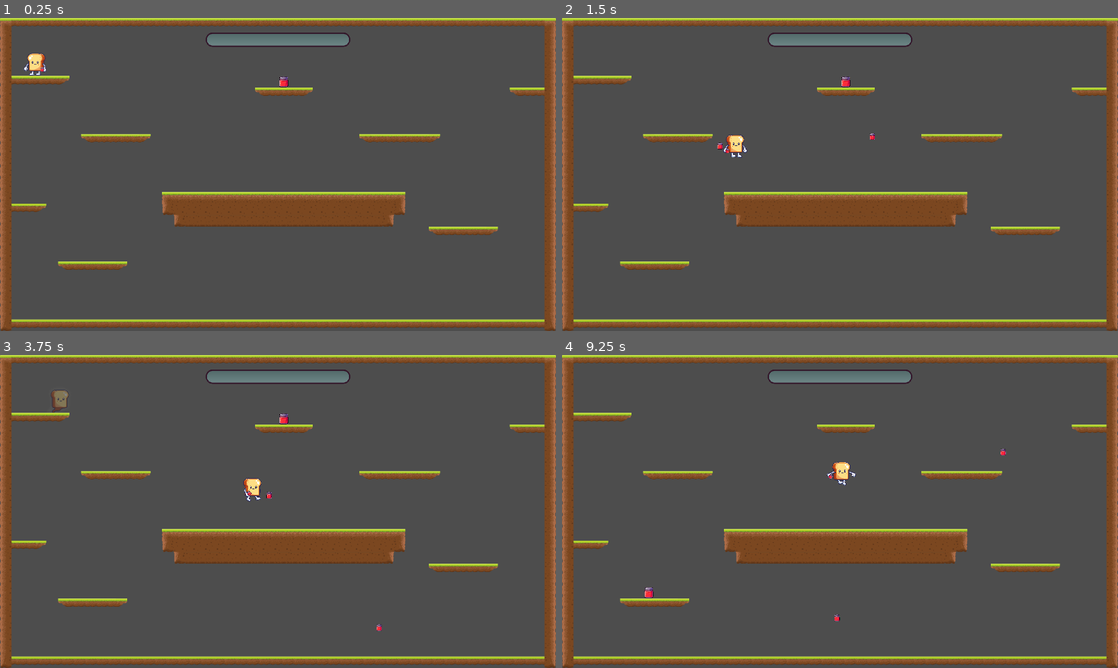
Above: before the commit, frames 1-4 (two rows, left to right).
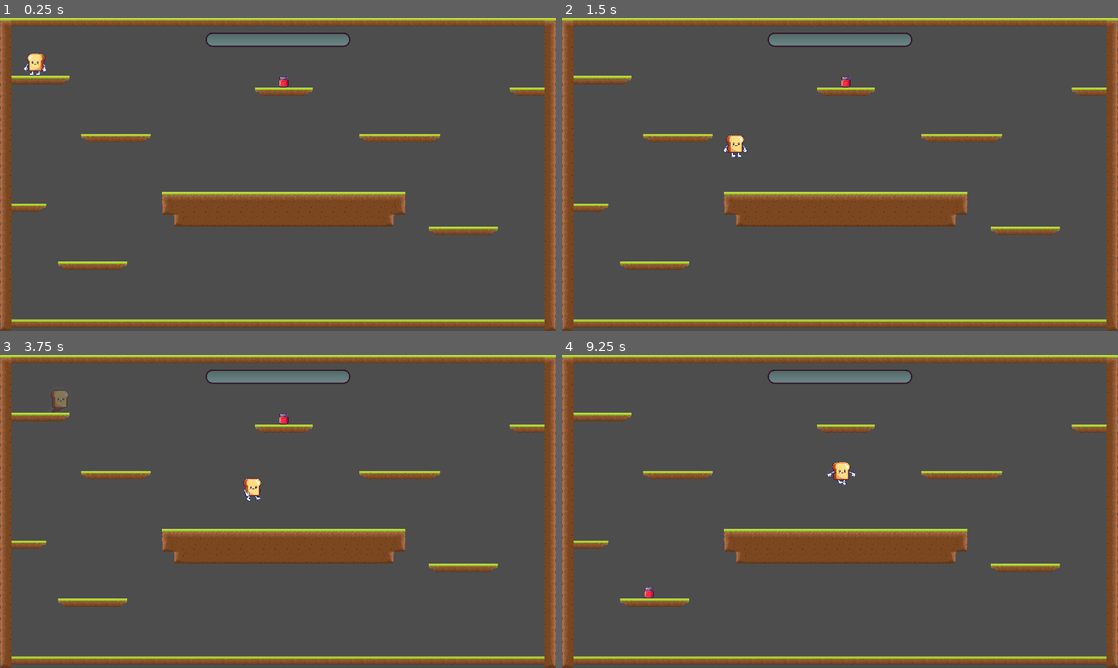
Above: after the commit, the same moments.

Repository: Alliance-of-Numpties/terry-toastington
Game: Godot game, scene res://scenes/main.tscn
Same seed, same stepped clock (60 frames per second), same inputs: the game is played once before the commit and once after it.
Inputs (mouse positions are in pixels of both pictures, inside the frame that each line leads up to):
- Up to frame 1 (0.25 s): no input
- Up to frame 2 (1.5 s): tap Enter at 0.5 s; move the mouse to (962, 158) at 0.52 s; press the mouse at (962, 158) at 0.53 s; hold D (right) from 0.53 s (still down); tap Space (jump) at 0.77 s; move the mouse to (728, 190) at 1.27 s; release the mouse at (728, 190) at 1.28 s; click (728, 190) at 1.35 s
- Up to frame 3 (3.75 s): tap Space (jump) at 1.52, 3.02 s; move the mouse to (333, 442) at 2.02 s; release D (right) at 2.03 s; press the mouse at (333, 442) at 2.03 s; hold A (left) 2.03-2.78 s; move the mouse to (250, 574) at 2.77 s; release the mouse at (250, 574) at 2.78 s; hold D (right) from 2.78 s (still down); click (250, 574) at 2.85 s; move the mouse to (444, 558) at 3.52 s; press the mouse at (444, 558) at 3.53 s
- Up to frame 4 (9.25 s): tap Space (jump) at 3.77, 4.52, 6.02, 6.77, 7.52, 9.02 s; move the mouse to (673, 464) at 4.27 s; release D (right) at 4.28 s; release the mouse at (673, 464) at 4.28 s; hold A (left) 4.28-5.03 s; click (673, 464) at 4.35 s; move the mouse to (867, 511) at 5.02 s; press the mouse at (867, 511) at 5.03 s; hold D (right) 5.03-5.78 s; move the mouse to (756, 433) at 5.77 s; release the mouse at (756, 433) at 5.78 s; hold A (left) 5.78-7.28 s; click (756, 433) at 5.85 s; move the mouse to (962, 495) at 6.52 s; press the mouse at (962, 495) at 6.53 s; move the mouse to (728, 527) at 7.27 s; release the mouse at (728, 527) at 7.28 s; hold D (right) from 7.28 s (still down); click (728, 527) at 7.35 s; move the mouse to (895, 442) at 8.02 s; press the mouse at (895, 442) at 8.03 s; move the mouse to (812, 574) at 8.77 s; release the mouse at (812, 574) at 8.78 s; click (812, 574) at 8.85 s

The runs differ from the first frame. In frame 1, less than 0.1% of the frame differs, in the area x 7-8%, y 15-18%; in frame 2, less than 0.1%; in frame 3, less than 0.1%; in frame 4, less than 0.1%, in the area x 47-80%, y 30-86%.

Commit message:
Make the gun a pickup

Diff:
--- /dev/null
+++ b/scenes/gun.tscn
@@ -0,0 +1,16 @@
+[gd_scene load_steps=4 format=3 uid="uid://dyx777ktp3v2"]
+
+[ext_resource type="Script" path="res://scripts/Gun.gd" id="1_71d70"]
+[ext_resource type="PackedScene" uid="uid://cjbtgv01laktd" path="res://scenes/bullet.tscn" id="2_mn33t"]
+[ext_resource type="Texture2D" uid="uid://cnuy6bplblaiq" path="res://jam.png" id="3_of2h6"]
+
+[node name="Gun" type="Node2D"]
+position = Vector2(3.05176e-05, 0.00012207)
+rotation = 0.0123025
+scale = Vector2(10, 10)
+script = ExtResource("1_71d70")
+bullet_scene = ExtResource("2_mn33t")
+
+[node name="Sprite2D" type="Sprite2D" parent="."]
+scale = Vector2(0.05, 0.05)
+texture = ExtResource("3_of2h6")
--- /dev/null
+++ b/scenes/gun_pickup.tscn
@@ -0,0 +1,23 @@
+[gd_scene load_steps=5 format=3 uid="uid://c66ci8gwakmhr"]
+
+[ext_resource type="Script" path="res://scripts/gun_pickup.gd" id="1_5knna"]
+[ext_resource type="Texture2D" uid="uid://cnuy6bplblaiq" path="res://jam.png" id="2_euwrs"]
+[ext_resource type="PackedScene" uid="uid://dyx777ktp3v2" path="res://scenes/gun.tscn" id="2_xu5bt"]
+
+[sub_resource type="RectangleShape2D" id="RectangleShape2D_2njnp"]
+
+[node name="Item" type="Area2D"]
+collision_layer = 0
+collision_mask = 2
+script = ExtResource("1_5knna")
+gun_scene = ExtResource("2_xu5bt")
+
+[node name="CollisionShape2D" type="CollisionShape2D" parent="."]
+shape = SubResource("RectangleShape2D_2njnp")
+
+[node name="Sprite2D" type="Sprite2D" parent="."]
+modulate = Color(0.0431373, 0.4, 1, 1)
+scale = Vector2(0.5, 0.5)
+texture = ExtResource("2_euwrs")
+
+[connection signal="body_entered" from="." to="." method="_on_body_entered"]
--- a/scenes/ollitest.tscn
+++ b/scenes/ollitest.tscn
@@ -15,8 +15,9 @@
 [node name="World" type="TileMap" parent="."]
 tile_set = ExtResource("4_iqp02")
 format = 2
-layer_0/tile_data = PackedInt32Array(48, 196609, 1, -65488,  …(5977 unchanged characters)… 536, 1245191, 0, 65536, 983053, 0, 65536)
+layer_0/tile_data = PackedInt32Array(48, 196609, 1, -65488,  …(5977 unchanged characters)… 536, 1245191, 0, 65536, 983053, 0, 65536, 1638436, 0, 196608)
 
 [connection signal="body_entered" from="World/Item" to="World/Item" method="_on_body_entered" flags=18]
-[connection signal="body_entered" from="World/@Area2D@62704" to="World/@Area2D@62704" method="_on_body_entered" flags=18]
-[connection signal="body_entered" from="World/@Area2D@62705" to="World/@Area2D@62705" method="_on_body_entered" flags=18]
+[connection signal="body_entered" from="World/@Area2D@114715" to="World/@Area2D@114715" method="_on_body_entered" flags=18]
+[connection signal="body_entered" from="World/@Area2D@114716" to="World/@Area2D@114716" method="_on_body_entered" flags=18]
+[connection signal="body_entered" from="World/@Area2D@114717" to="World/@Area2D@114717" method="_on_body_entered" flags=18]
--- a/scenes/player.tscn
+++ b/scenes/player.tscn
@@ -6,9 +6,6 @@
 [ext_resource type="Texture2D" uid="uid://dogdnbtljobpk" path="res://toast_parts/toast/FrontArm.PNG" id="3_cl512"]
 [ext_resource type="Texture2D" uid="uid://dsp16fvmkhxt8" path="res://toast_parts/toast/FrontLeg.PNG" id="3_whvu1"]
 [ext_resource type="Texture2D" uid="uid://dd6abg8m17bw5" path="res://toast_parts/toast/BackArm.PNG" id="4_npynr"]
-[ext_resource type="Script" path="res://scripts/Gun.gd" id="7_dfc2b"]
-[ext_resource type="Texture2D" uid="uid://cnuy6bplblaiq" path="res://jam.png" id="7_nirrn"]
-[ext_resource type="PackedScene" uid="uid://cjbtgv01laktd" path="res://scenes/bullet.tscn" id="8_ph7ru"]
 
 [sub_resource type="CapsuleShape2D" id="CapsuleShape2D_68p7x"]
 radius = 29.0
@@ -460,11 +457,12 @@
 states/walk/position = Vector2(586.286, 121.918)
 transitions = ["Start", "idle", SubResource("AnimationNodeStateMachineTransition_684bv"), "idle", "walk", SubResource(" …(268 unchanged characters)…
 
-[node name="Player" type="CharacterBody2D" groups=["Player"] node_paths=PackedStringArray("gun")]
+[node name="Player" type="CharacterBody2D" groups=["Player"] node_paths=PackedStringArray("hand", "gun")]
 collision_layer = 3
 collision_mask = 3
 script = ExtResource("1_ffm6m")
-gun = NodePath("Model/UpperBody/FrontShoulder/Gun")
+hand = NodePath("Model/UpperBody/FrontShoulder/Hand")
+gun = NodePath("")
 
 [node name="Model" type="Node2D" parent="."]
 texture_filter = 2
@@ -508,17 +506,10 @@
 position = Vector2(-240, 10)
 texture = ExtResource("3_cl512")
 
-[node name="Gun" type="Node2D" parent="Model/UpperBody/FrontShoulder" node_paths=PackedStringArray("player")]
+[node name="Hand" type="RemoteTransform2D" parent="Model/UpperBody/FrontShoulder"]
 position = Vector2(10, 190)
-rotation = 0.0123025
-scale = Vector2(10, 10)
-script = ExtResource("7_dfc2b")
-player = NodePath("../../../..")
-bullet_scene = ExtResource("8_ph7ru")
-
-[node name="Sprite2D" type="Sprite2D" parent="Model/UpperBody/FrontShoulder/Gun"]
-scale = Vector2(0.2, 0.2)
-texture = ExtResource("7_nirrn")
+scale = Vector2(1, 1)
+update_scale = false
 
 [node name="CollisionShape2D" type="CollisionShape2D" parent="."]
 shape = SubResource("CapsuleShape2D_68p7x")
--- a/scripts/Gun.gd
+++ b/scripts/Gun.gd
@@ -2,7 +2,8 @@
 
 class_name Gun
 
-@export var player: CharacterBody2D # Used to determine where to add the bullets in the heirarchy
+signal empty_clip
+
 @export var bullet_scene: PackedScene
 @export var bullets = 5
 @export var bullet_speed = 1000
@@ -13,4 +14,6 @@
 		var bullet = bullet_scene.instantiate()
 		bullet.global_position = global_position
 		bullet.velocity = direction * bullet_speed
-		player.add_sibling(bullet)
+		get_parent().add_sibling(bullet)
+		if bullets == 0:
+			empty_clip.emit()
--- a/scripts/Player.gd
+++ b/scripts/Player.gd
@@ -11,7 +11,8 @@
 @export var jam_points = 0
 @export var wall_slide_speed_limit = 100
 
-@export var gun: Gun
+@export var hand: RemoteTransform2D
+@export var gun: Gun = null
 
 # Get the gravity from the project settings to be synced with RigidBody nodes.
 var gravity = ProjectSettings.get_setting("physics/2d/default_gravity")
@@ -63,7 +64,7 @@
 	if dead:
 		return
 
-	if event.is_action_pressed("shoot"):
+	if event.is_action_pressed("shoot") and gun != null:
 		print("FIRE")
 		gun.fire((get_global_mouse_position() - gun.global_position).normalized())
 
@@ -74,6 +75,21 @@
 	jam.queue_free()
 	got_jam.emit()
 
+
+func pickup_gun(new_gun: PackedScene):
+	if gun != null:
+		gun.queue_free()
+	gun = new_gun.instantiate()
+	gun.position = Vector2.ZERO
+	gun.rotation = 0
+	add_child(gun)
+	hand.remote_path = hand.get_path_to(gun)
+	gun.empty_clip.connect(drop_gun)
+
+func drop_gun():
+	gun.queue_free()
+	gun = null
+	hand.remote_path = NodePath("")
 
 func reached_finish_line():
 	get_tree().change_scene_to_file("res://scenes/home_menu.tscn")
--- /dev/null
+++ b/scripts/gun_pickup.gd
@@ -0,0 +1,7 @@
+extends Area2D
+
+@export var gun_scene: PackedScene
+
+func _on_body_entered(body: Player):
+	body.pickup_gun(gun_scene)
+	queue_free()
--- a/tiles.tres
+++ b/tiles.tres
@@ -4,11 +4,13 @@
 [ext_resource type="Texture2D" uid="uid://cgcdnlurqo8ge" path="res://Tile.svg" id="1_cl5sa"]
 [ext_resource type="PackedScene" uid="uid://bf0aobie6ooha" path="res://scenes/finish.tscn" id="2_4bhwh"]
 [ext_resource type="PackedScene" uid="uid://bs38s85nngg6d" path="res://scenes/jam_spawn_point.tscn" id="3_m1ix3"]
+[ext_resource type="PackedScene" uid="uid://c66ci8gwakmhr" path="res://scenes/gun_pickup.tscn" id="3_wea8o"]
 
 [sub_resource type="TileSetScenesCollectionSource" id="TileSetScenesCollectionSource_tex5w"]
 scenes/1/scene = ExtResource("1_7iir2")
 scenes/2/scene = ExtResource("2_4bhwh")
 scenes/3/scene = ExtResource("3_m1ix3")
+scenes/4/scene = ExtResource("3_wea8o")
 
 [sub_resource type="TileSetAtlasSource" id="TileSetAtlasSource_818o3"]
 texture = ExtResource("1_cl5sa")
Not shown: 1 places in scenes/player.tscn that only renumber resources
